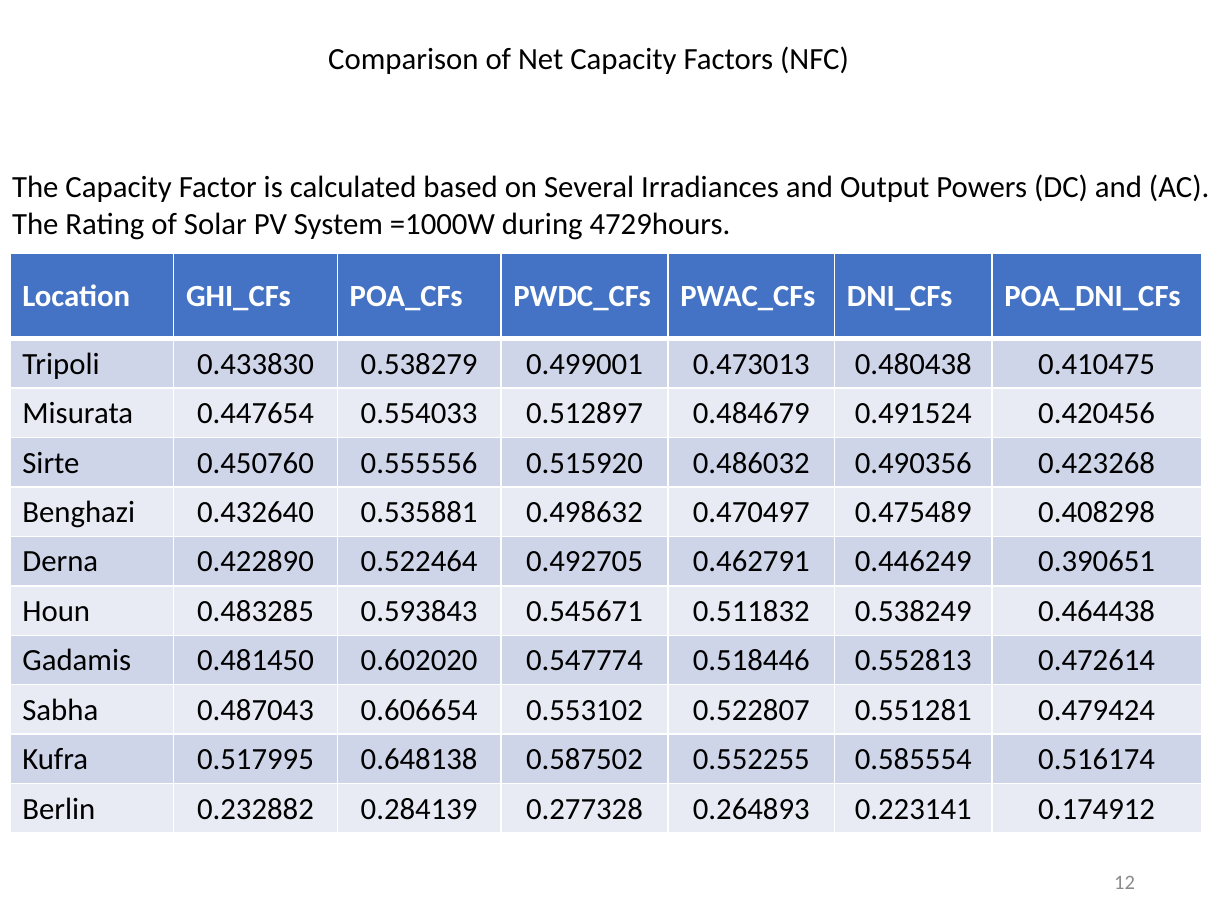
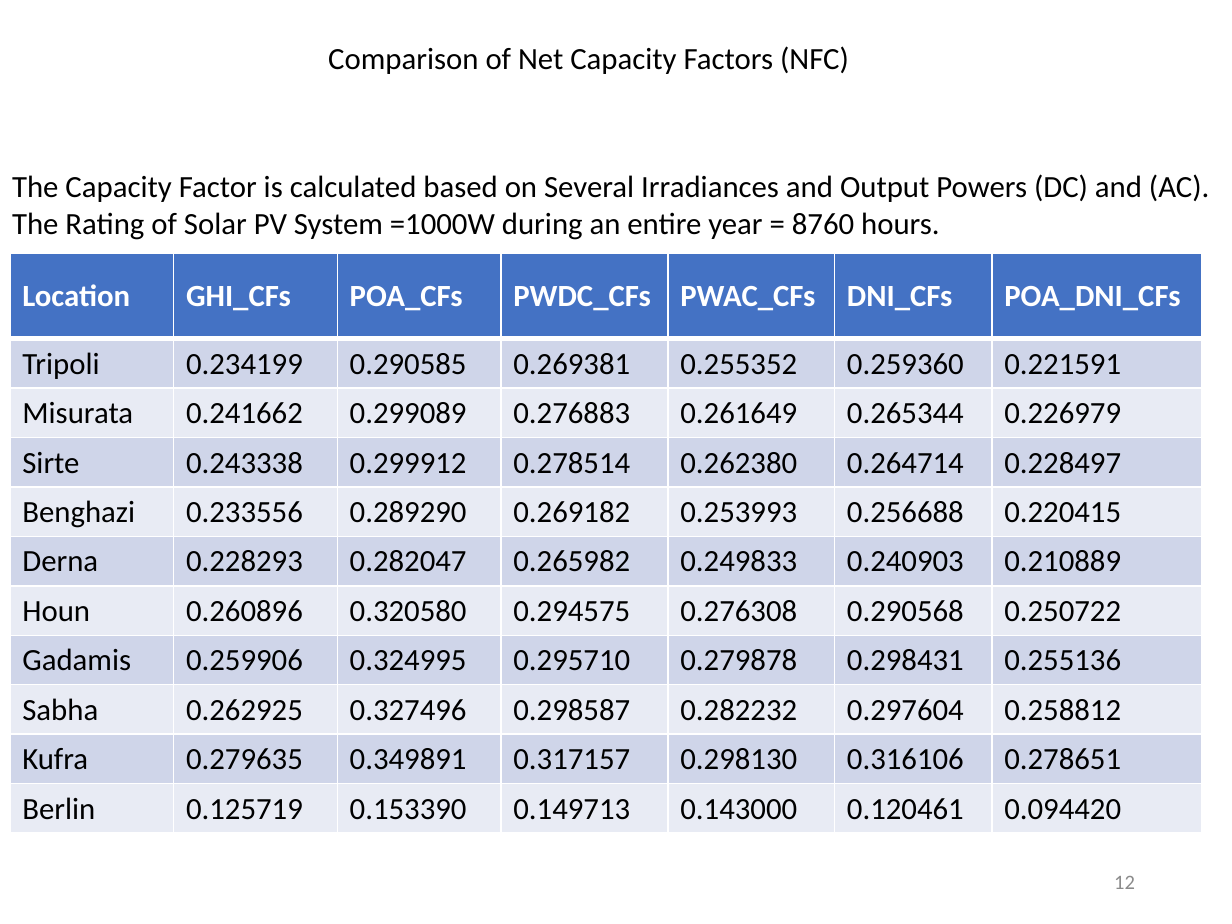
Before and after one commit to MohamedAbuella/Solar-Energy-Modeling-for-Some-Locations-in-Libya, a slide deck: slide 12 of Solar_Energy_Analysis_for Some Locations in Libya.pptx. Drawn at 1232x924 pixels with LibreOffice and Linux fonts; fonts in the diff are those of the drawing. Boxes give left, top, right and bottom in pixels: in the first picture for what was removed or moved away, otherwise in the second. Text is boxed around its words. In the diff, an @@ line names an element or a change of style, - is before the commit and + after.

```diff
--- a/Solar_Energy_Analysis_for Some Locations in Libya.pptx
+++ b/Solar_Energy_Analysis_for Some Locations in Libya.pptx
@@ text at (12, 212, 940, 240): text changed @@
-The Rating of Solar PV System =1000W during 4729hours.
+The Rating of Solar PV System =1000W during an entire year = 8760 hours.
@@ table at (10, 254, 1202, 834) @@
-row 2: Tripoli | 0.433830 | 0.538279 | 0.499001 | 0.473013 | 0.480438 | 0.410475
+row 2: Tripoli | 0.234199 | 0.290585 | 0.269381 | 0.255352 | 0.259360 | 0.221591
-row 3: Misurata | 0.447654 | 0.554033 | 0.512897 | 0.484679 | 0.491524 | 0.420456
+row 3: Misurata | 0.241662 | 0.299089 | 0.276883 | 0.261649 | 0.265344 | 0.226979
-row 4: Sirte | 0.450760 | 0.555556 | 0.515920 | 0.486032 | 0.490356 | 0.423268
+row 4: Sirte | 0.243338 | 0.299912 | 0.278514 | 0.262380 | 0.264714 | 0.228497
-row 5: Benghazi | 0.432640 | 0.535881 | 0.498632 | 0.470497 | 0.475489 | 0.408298
+row 5: Benghazi | 0.233556 | 0.289290 | 0.269182 | 0.253993 | 0.256688 | 0.220415
-row 6: Derna | 0.422890 | 0.522464 | 0.492705 | 0.462791 | 0.446249 | 0.390651
+row 6: Derna | 0.228293 | 0.282047 | 0.265982 | 0.249833 | 0.240903 | 0.210889
-row 7: Houn | 0.483285 | 0.593843 | 0.545671 | 0.511832 | 0.538249 | 0.464438
+row 7: Houn | 0.260896 | 0.320580 | 0.294575 | 0.276308 | 0.290568 | 0.250722
-row 8: Gadamis | 0.481450 | 0.602020 | 0.547774 | 0.518446 | 0.552813 | 0.472614
+row 8: Gadamis | 0.259906 | 0.324995 | 0.295710 | 0.279878 | 0.298431 | 0.255136
-row 9: Sabha | 0.487043 | 0.606654 | 0.553102 | 0.522807 | 0.551281 | 0.479424
+row 9: Sabha | 0.262925 | 0.327496 | 0.298587 | 0.282232 | 0.297604 | 0.258812
-row 10: Kufra | 0.517995 | 0.648138 | 0.587502 | 0.552255 | 0.585554 | 0.516174
+row 10: Kufra | 0.279635 | 0.349891 | 0.317157 | 0.298130 | 0.316106 | 0.278651
-row 11: Berlin | 0.232882 | 0.284139 | 0.277328 | 0.264893 | 0.223141 | 0.174912
+row 11: Berlin | 0.125719 | 0.153390 | 0.149713 | 0.143000 | 0.120461 | 0.094420
```
Also in this commit, not shown: 6 other slides changed, 1 other file.
